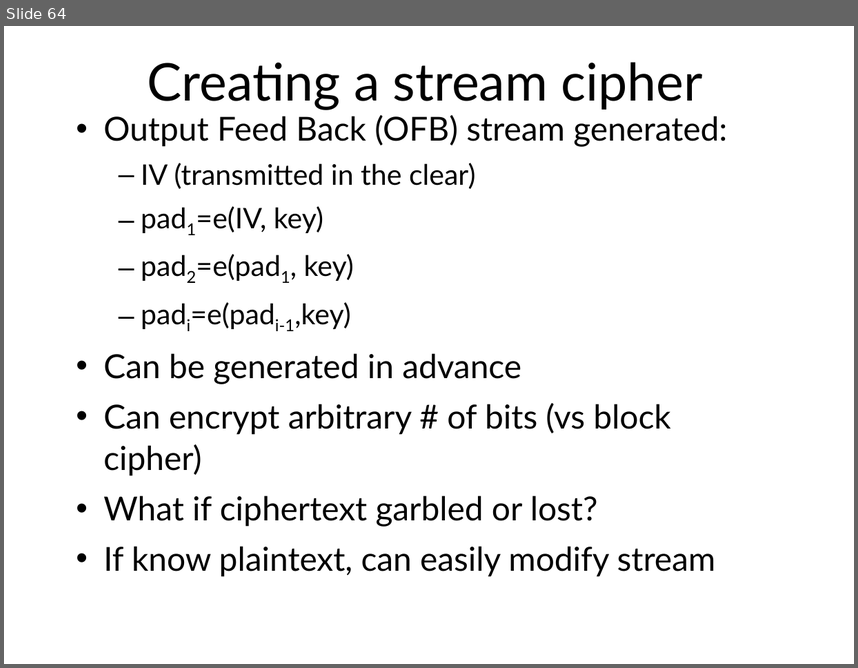
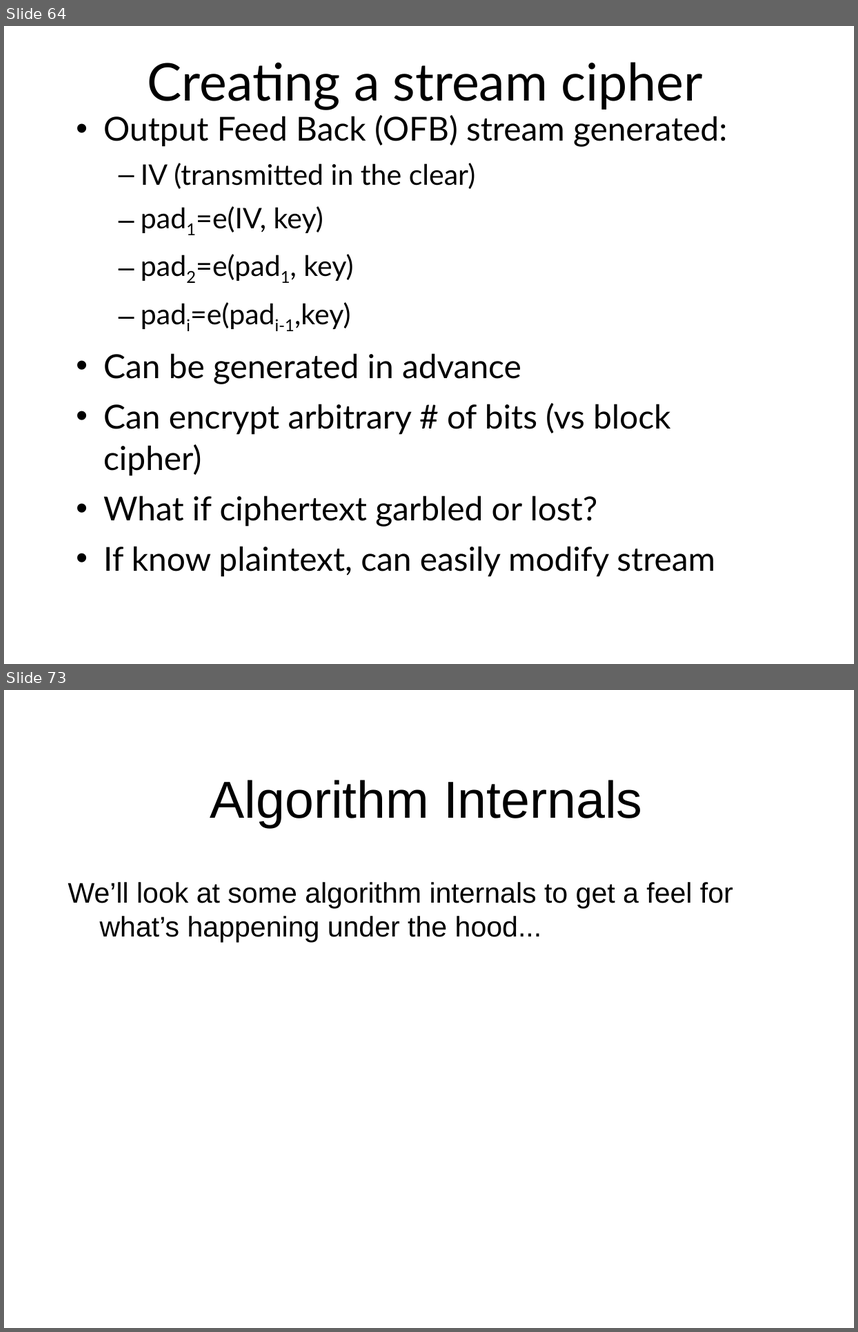
Before and after one commit to sftcd/cs7053, a slide deck: 2016lectures/03-crypto.ppt. Shown one above the other, each under a label of ours: slide 64 before the commit, slides 64 and 73 after it; the slides between them are not shown. The pictures are 858x668 and 858x1332 pixels, drawn with LibreOffice and Linux fonts; fonts in the diff are those of the drawing. Boxes give left, top, right and bottom in pixels: in the first picture for what was removed or moved away, otherwise in the second. Text is boxed around its words. In the diff, an @@ line names an element or a change of style, - is before the commit and + after.

```diff
--- a/2016lectures/03-crypto.ppt
+++ b/2016lectures/03-crypto.ppt
@@ slide 73 added at [4,690,854,1328], background #FFFFFF @@
@@ title added at [210,780,643,828], 44 pt, text #000000 @@
+Algorithm Internals
@@ text added at [68,882,733,942], 24 pt, text #000000 @@
+We’ll look at some algorithm internals to get a feel for what’s happening under the hood...
```
Also in this commit, not shown: 58 slides changed, 9 other slides added, 4 other files.
